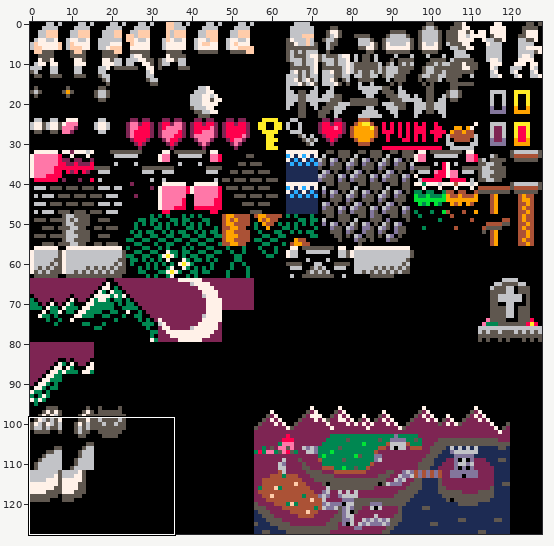
Sprite sheet: sheet.png. Above, an overview of the earlier version with the close-up marked.
Close-up. The starting point:
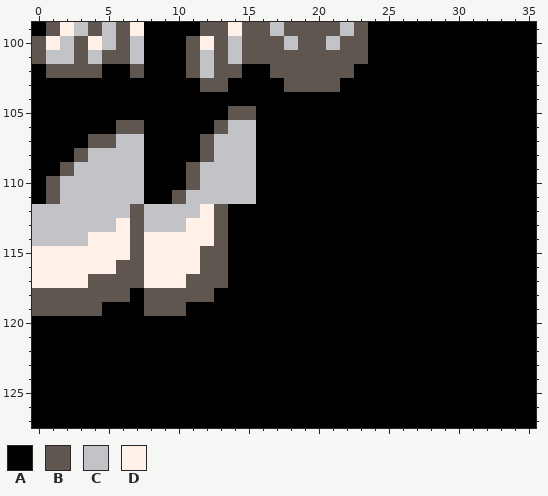
The file is 128x128 pixels. Shown: x 0..35, y 99..127.
Palette (. is transparent): A #000000  B #5f574f  C #c2c3c7  D #fff1e8
Pixels before, first column x 0:
 99 ABDCBCBDAAAABBDBBCBBBBCBAAAAAAAAAAAA
100 BDCBDCBCAAABDBCBBBCBBCBBAAAAAAAAAAAA
101 BCCBCBBCAAABCBCBBBBBBBBBAAAAAAAAAAAA
102 ABBBBAABAAABCBBAABBBBBBAAAAAAAAAAAAA
103 AAAAAAAAAAAABBAAAABBBBAAAAAAAAAAAAAA
104 AAAAAAAAAAAAAAAAAAAAAAAAAAAAAAAAAAAA
105 AAAAAAAAAAAAAABBAAAAAAAAAAAAAAAAAAAA
106 AAAAAABBAAAAABCCAAAAAAAAAAAAAAAAAAAA
107 AAAABBCCAAAABCCCAAAAAAAAAAAAAAAAAAAA
108 AAABCCCCAAAABCCCAAAAAAAAAAAAAAAAAAAA
109 AABCCCCCAAABCCCCAAAAAAAAAAAAAAAAAAAA
110 ABCCCCCCAAABCCCCAAAAAAAAAAAAAAAAAAAA
111 ABCCCCCCAABCCCCCAAAAAAAAAAAAAAAAAAAA
112 CCCCCCCBCCCCDBAAAAAAAAAAAAAAAAAAAAAA
113 CCCCCCDBCCCDDBAAAAAAAAAAAAAAAAAAAAAA
114 CCCCDDDBDDDDDBAAAAAAAAAAAAAAAAAAAAAA
115 DDDDDDDBDDDDBBAAAAAAAAAAAAAAAAAAAAAA
116 DDDDDDBBDDDDBBAAAAAAAAAAAAAAAAAAAAAA
117 DDDDBBBBDDDBBBAAAAAAAAAAAAAAAAAAAAAA
118 BBBBBBBABBBBBAAAAAAAAAAAAAAAAAAAAAAA
119 BBBBBAAABBBAAAAAAAAAAAAAAAAAAAAAAAAA
120 AAAAAAAAAAAAAAAAAAAAAAAAAAAAAAAAAAAA
121 AAAAAAAAAAAAAAAAAAAAAAAAAAAAAAAAAAAA
122 AAAAAAAAAAAAAAAAAAAAAAAAAAAAAAAAAAAA
123 AAAAAAAAAAAAAAAAAAAAAAAAAAAAAAAAAAAA
124 AAAAAAAAAAAAAAAAAAAAAAAAAAAAAAAAAAAA
125 AAAAAAAAAAAAAAAAAAAAAAAAAAAAAAAAAAAA
126 AAAAAAAAAAAAAAAAAAAAAAAAAAAAAAAAAAAA
127 AAAAAAAAAAAAAAAAAAAAAAAAAAAAAAAAAAAA
New version:
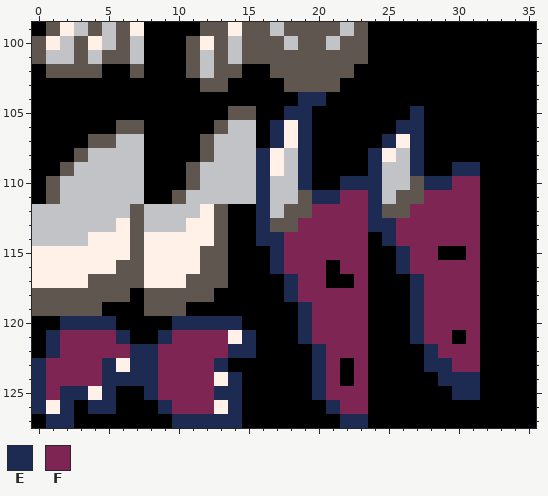
Colours new in this view: E #1d2b53  F #7e2553
The author wrote: Added final boss graphics
Change:
{"y":104,"x":19,"old":"AA","new":"EE"}
{"y":105,"x":18,"old":"AA","new":"EE"}
{"y":105,"x":27,"old":"A","new":"E"}
{"y":106,"x":17,"old":"AAA","new":"EDE"}
{"y":106,"x":26,"old":"AA","new":"EE"}
{"y":107,"x":17,"old":"AAA","new":"EDE"}
{"y":107,"x":25,"old":"AAA","new":"EDE"}
{"y":108,"x":16,"old":"AAAA","new":"EDCE"}
{"y":108,"x":24,"old":"AAAA","new":"EDCE"}
{"y":109,"x":16,"old":"AAAA","new":"EDCE"}
{"y":109,"x":24,"old":"AAAA","new":"ECCE"}
{"y":109,"x":30,"old":"AA","new":"EE"}
{"y":110,"x":16,"old":"AAAA","new":"ECCE"}
{"y":110,"x":22,"old":"AAAAAAAAAA","new":"EEECCBEEFF"}
{"y":111,"x":16,"old":"AAAAAAAAAAAAAAAA","new":"ECCBEEFFECBBFFFF"}
{"y":112,"x":16,"old":"AAAAAAAAAAAAAAAA","new":"ECBBFFFFEBBFFFFF"}
{"y":113,"x":16,"old":"AAAAAAAAAAAAAAAA","new":"EBBFFFFFEEFFFFFF"}
{"y":114,"x":16,"old":"AAAAAAAA","new":"EEFFFFFF"}
{"y":114,"x":25,"old":"AAAAAAA","new":"EFFFFFF"}
{"y":115,"x":17,"old":"AAAAAAA","new":"EFFFFFF"}
{"y":115,"x":26,"old":"AAA","new":"EFF"}
{"y":115,"x":31,"old":"A","new":"F"}
{"y":116,"x":17,"old":"AAAA","new":"EFFF"}
{"y":116,"x":22,"old":"AA","new":"FF"}
{"y":116,"x":26,"old":"AAAAAA","new":"EFFFFF"}
{"y":117,"x":18,"old":"AAA","new":"EFF"}
{"y":117,"x":23,"old":"A","new":"F"}
{"y":117,"x":27,"old":"AAAAA","new":"EFFFF"}
{"y":118,"x":18,"old":"AAAAAA","new":"EFFFFF"}
{"y":118,"x":27,"old":"AAAAA","new":"EFFFF"}
{"y":119,"x":19,"old":"AAAAA","new":"EFFFF"}
{"y":119,"x":27,"old":"AAAAA","new":"EFFFF"}
{"y":120,"x":2,"old":"AAAA","new":"EEEE"}
{"y":120,"x":10,"old":"AAAAA","new":"EEEEE"}
{"y":120,"x":19,"old":"AAAAA","new":"EFFFF"}
{"y":120,"x":27,"old":"AAAAA","new":"EFFFF"}
{"y":121,"x":1,"old":"AAAAAA","new":"EFFFFE"}
{"y":121,"x":9,"old":"AAAAAAA","new":"EFFFFDE"}
{"y":121,"x":19,"old":"AAAAA","new":"EFFFF"}
{"y":121,"x":27,"old":"AAA","new":"EFF"}
{"y":121,"x":31,"old":"A","new":"F"}
{"y":122,"x":1,"old":"AAAAAAAAAAAAAAA","new":"EFFFFFEEFFFFFEE"}
{"y":122,"x":20,"old":"AAAA","new":"EFFF"}
{"y":122,"x":28,"old":"AAAA","new":"EFFF"}
{"y":123,"x":0,"old":"AAAAAAAAAAAAAA","new":"EFFFFEDEEFFFFE"}
{"y":123,"x":20,"old":"AA","new":"EF"}
{"y":123,"x":23,"old":"A","new":"F"}
{"y":123,"x":28,"old":"AAAA","new":"EEFF"}
{"y":124,"x":0,"old":"AAAAAAAAAAAAAAA","new":"EFFFFEEEEFFFFDE"}
{"y":124,"x":20,"old":"AA","new":"EF"}
{"y":124,"x":23,"old":"A","new":"F"}
{"y":124,"x":29,"old":"AAA","new":"EEE"}
{"y":125,"x":0,"old":"AAAAAA","new":"EFEEDE"}
{"y":125,"x":8,"old":"AAAAAAA","new":"EFFFFEE"}
{"y":125,"x":20,"old":"AAAA","new":"EFFF"}
{"y":125,"x":30,"old":"AA","new":"EE"}
{"y":126,"x":0,"old":"AAA","new":"EDE"}
{"y":126,"x":4,"old":"AA","new":"EE"}
{"y":126,"x":9,"old":"AAAAAA","new":"EFFFDE"}
{"y":126,"x":21,"old":"AAA","new":"EFF"}
{"y":127,"x":1,"old":"AA","new":"EE"}
{"y":127,"x":10,"old":"AAAAA","new":"EEEEE"}
{"y":127,"x":22,"old":"AA","new":"EE"}
{"label":"changed","picture_box":[32,92,480,428]}
